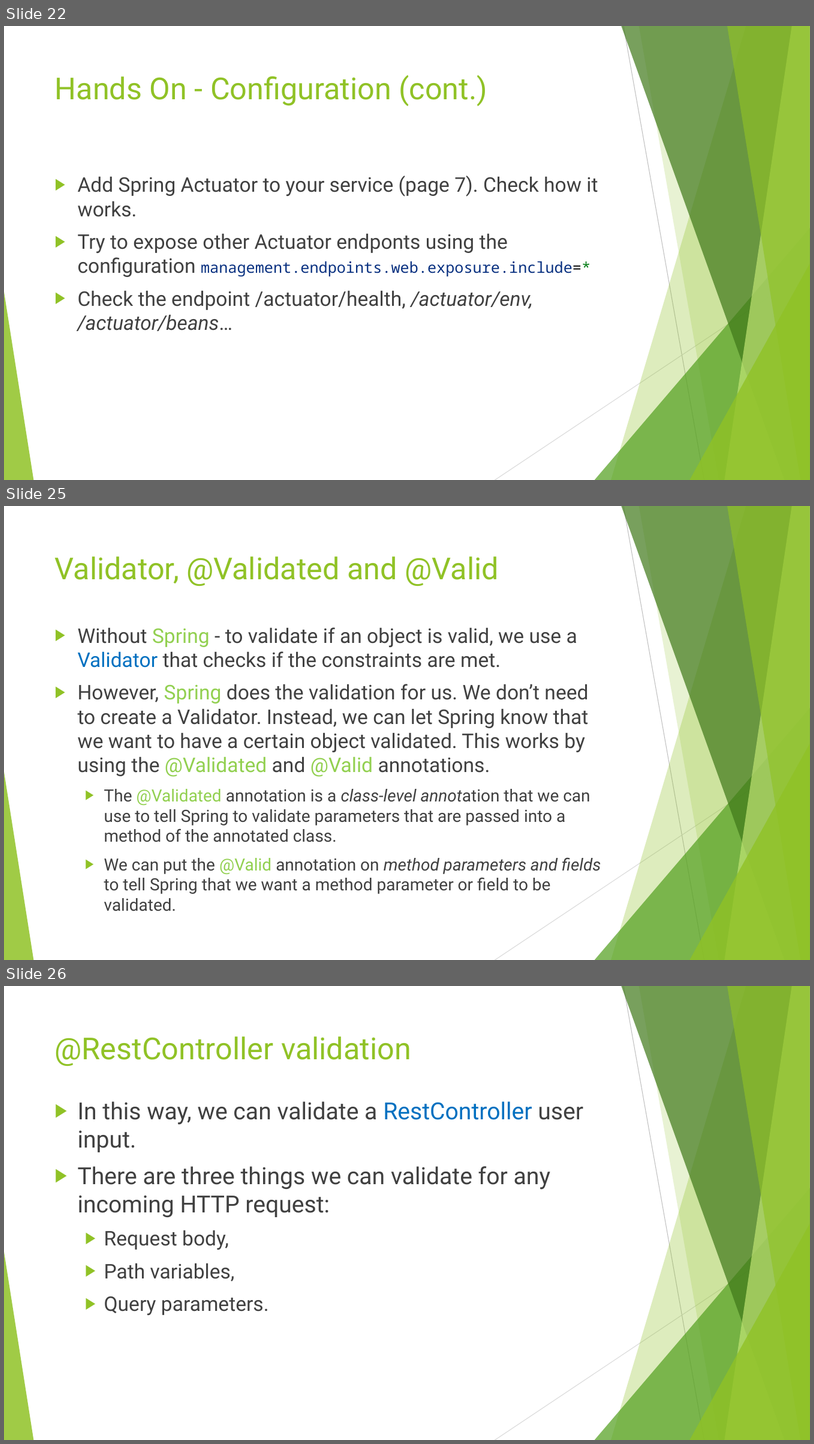
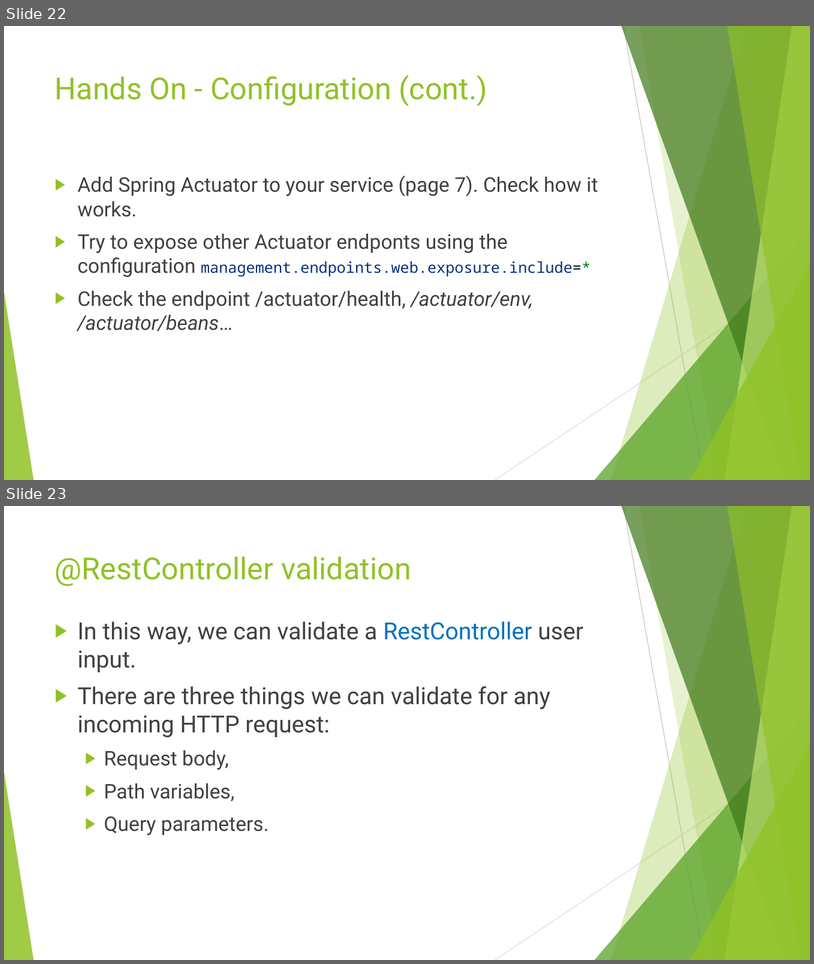
Before and after one commit to idanshal/sb-todo-app-tdp, a slide deck: course_data/presentations/practical_spring_boot_for_tdp_02.pptx. Shown one above the other, each under a label of ours: slides 22, 25 and 26 before the commit, slides 22 and 23 after it; the slides between them are not shown. The pictures are 814x1444 and 814x964 pixels, drawn with LibreOffice and Linux fonts; fonts in the diff are those of the drawing. Boxes give left, top, right and bottom in pixels: in the first picture for what was removed or moved away, otherwise in the second. Text is boxed around its words. In the diff, an @@ line names an element or a change of style, - is before the commit and + after.

Commit message:
update validation

```diff
--- a/course_data/presentations/practical_spring_boot_for_tdp_02.pptx
+++ b/course_data/presentations/practical_spring_boot_for_tdp_02.pptx
@@ slide 25 removed at [4, 506, 810, 960], background #FFFFFF; not listed: 10 template elements that a slide beside it also shows @@
@@ title removed at [55, 556, 498, 586] @@
-Validator, @Validated and @Valid
@@ text removed at [78, 627, 601, 911] @@
-▶ Without Spring - to validate if an object is valid, we use a Validator that checks if the constraints are met.
-▶ However, Spring does the validation for us. We don’t need to create a Validator. Instead, we can let Spring know that we want to have a certain object validated. This works by using the @Validated and @Valid annotations.
-  ▶ The @Validated annotation is a class-level annotation that we can use to tell Spring to validate parameters that are passed into a method of the annotated class.
-  ▶ We can put the @Valid annotation on method parameters and fields to tell Spring that we want a method parameter or field to be validated.
@@ what was slide 26 is now slide 23 @@
```
Also in this commit, not shown: 2 other slides removed, 3 other files.
